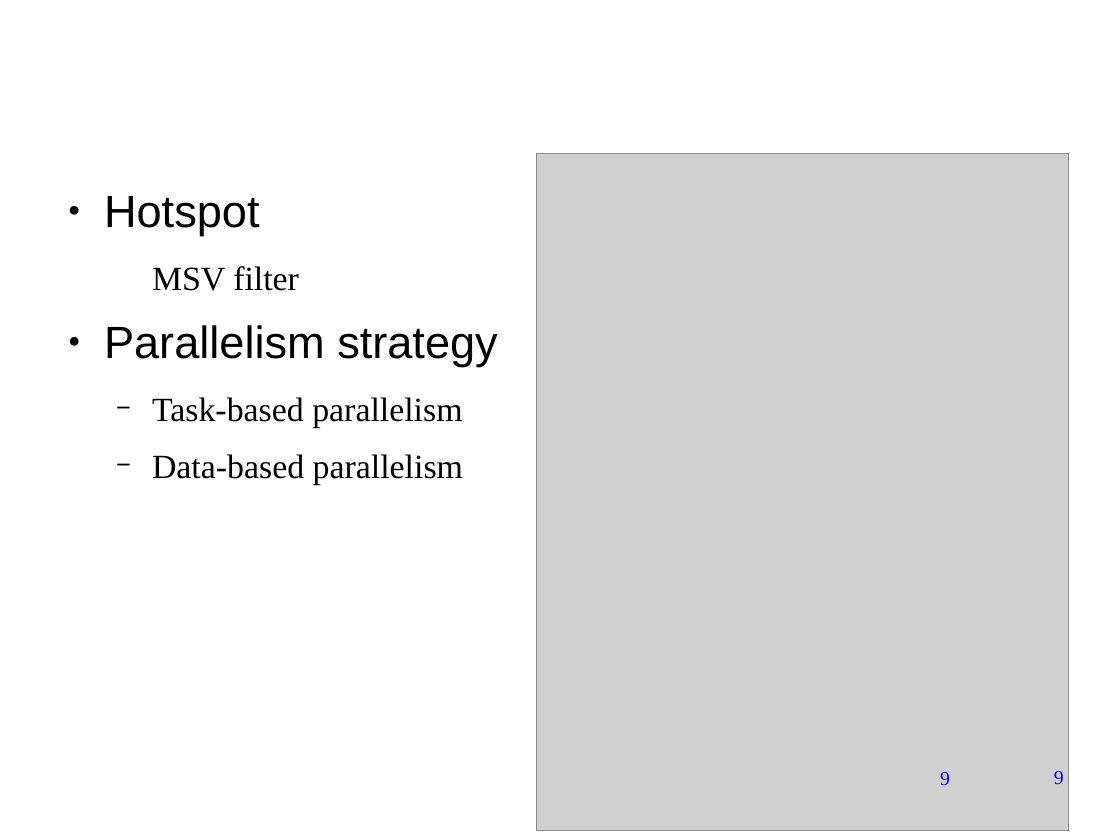
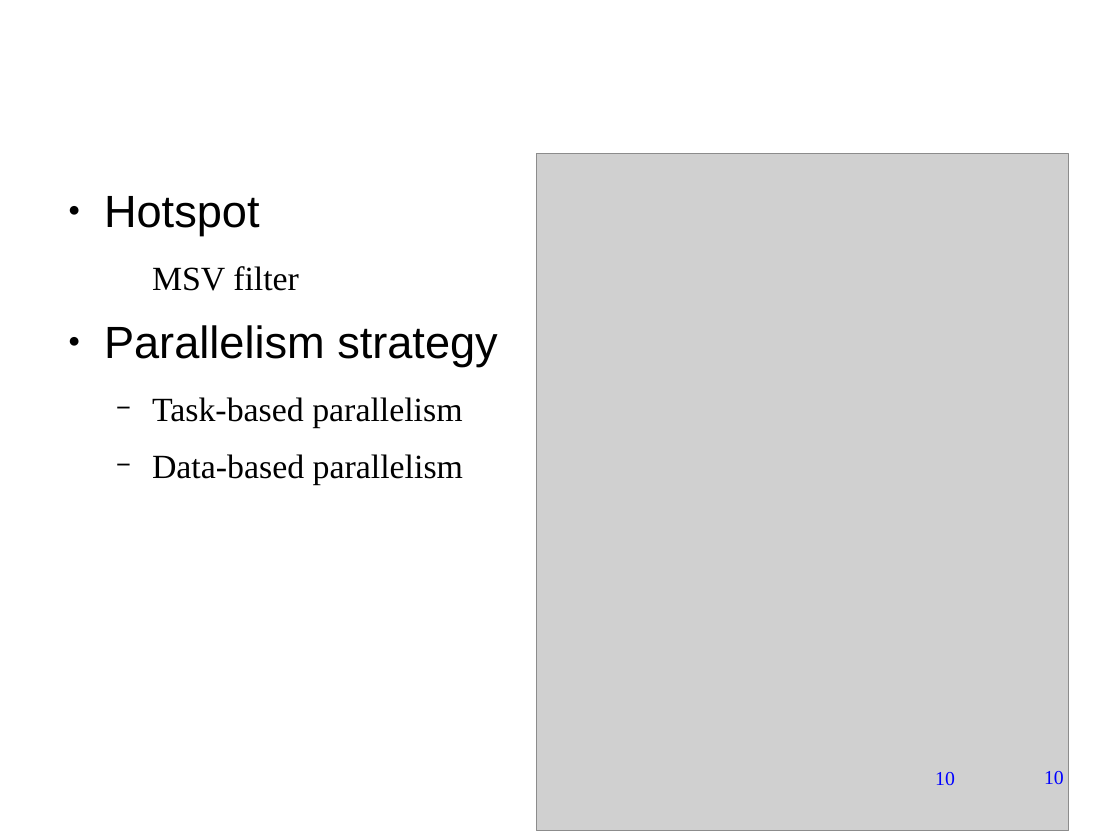
Before and after one commit to forestcheng/cudahmmsearch, a slide deck: slide 10 of thesis/thesisDefense.odp (slide 9 before the commit). Drawn at 1120x840 pixels with LibreOffice and Linux fonts; fonts in the diff are those of the drawing; grey boxes stand for pictures; background and template pictures are left out. Boxes give left, top, right and bottom in pixels: in the first picture for what was removed or moved away, otherwise in the second. Text is boxed around its words. In the diff, an @@ line names an element or a change of style, - is before the commit and + after.

```diff
--- a/thesis/thesisDefense.odp
+++ b/thesis/thesisDefense.odp
@@ text at box(935, 772, 955, 785): text changed @@
-9
+10
@@ page number at box(1044, 771, 1064, 784): text changed @@
-9
+10
```
Also in this commit, not shown: 1 slide added.
